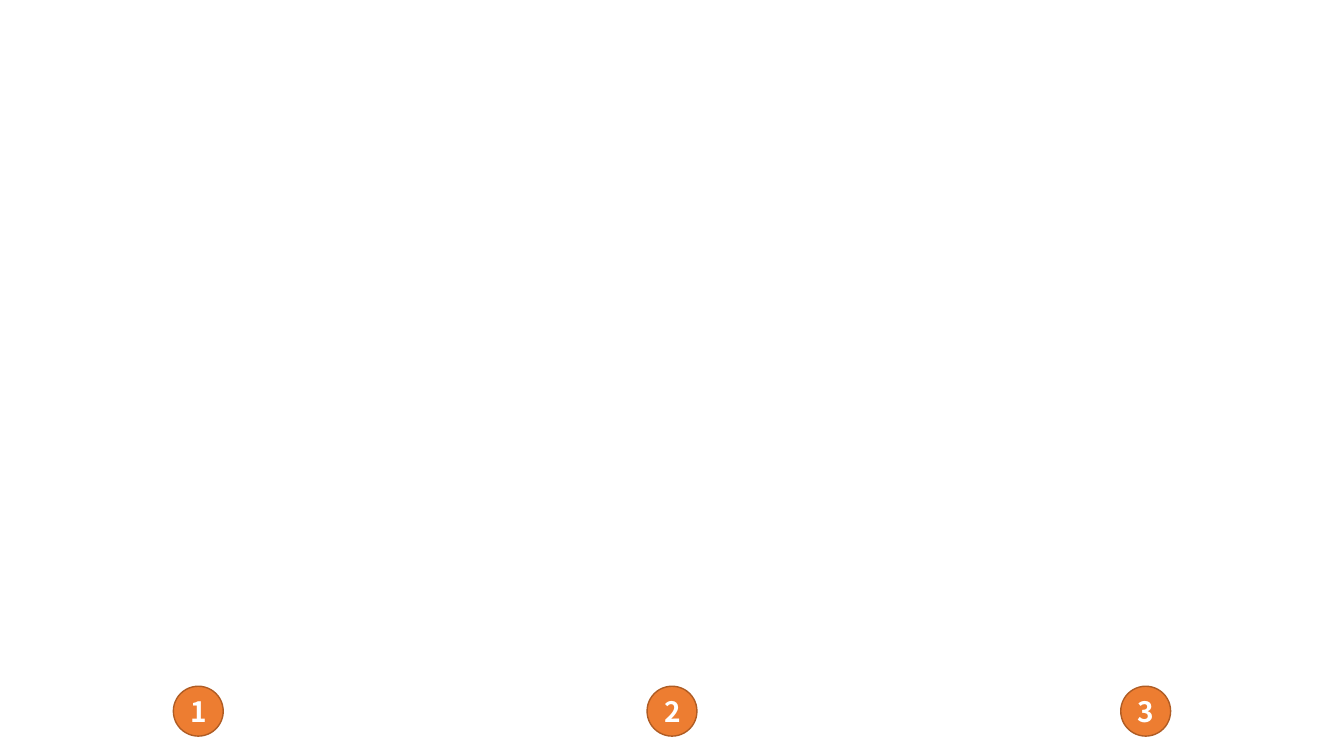
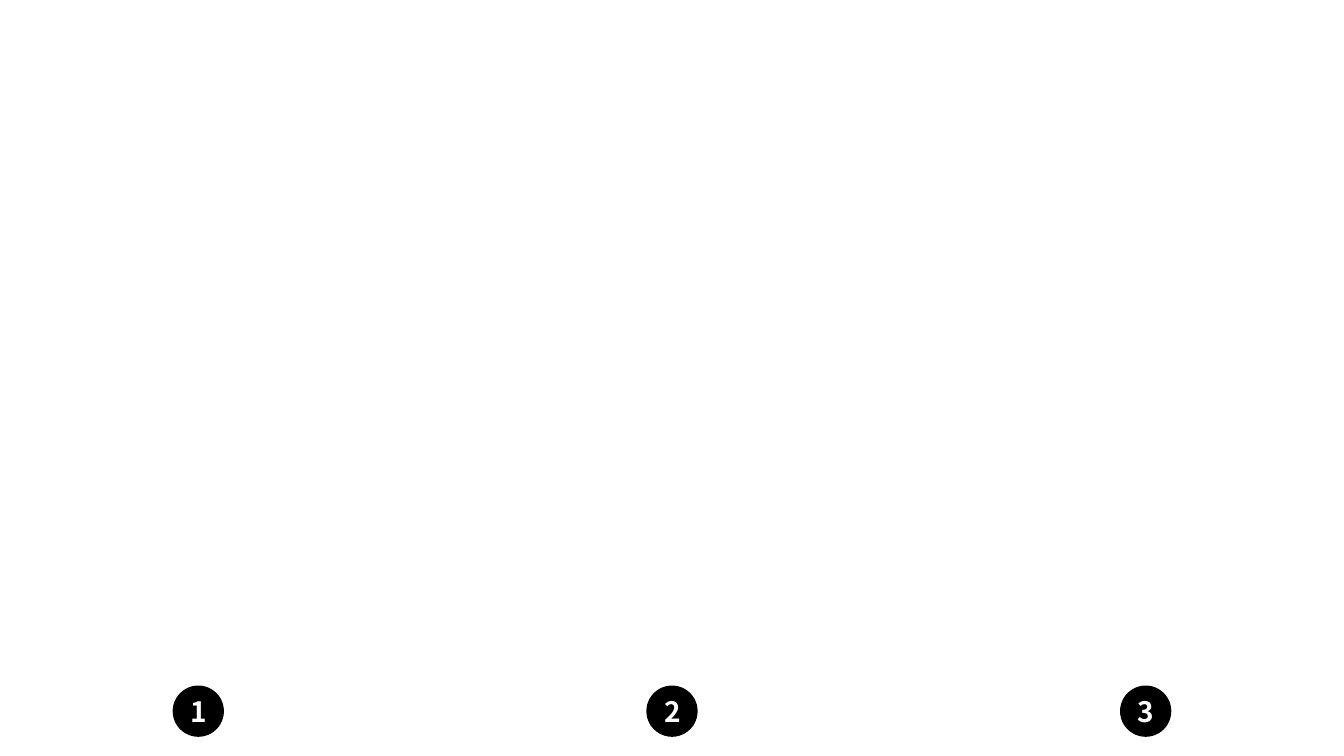
Before and after one commit to jwnhy/WOOT-BadUSB-C, a slide deck: slide 1 of WOOT/Figs/qr_code_payment/qr_code_payment.pptx. Drawn at 1344x756 pixels with LibreOffice and Linux fonts; fonts in the diff are those of the drawing; background and template pictures are left out. Boxes give left, top, right and bottom in pixels: in the first picture for what was removed or moved away, otherwise in the second. Text is boxed around its words. In the diff, an @@ line names an element or a change of style, - is before the commit and + after.

```diff
--- a/WOOT/Figs/qr_code_payment/qr_code_payment.pptx
+++ b/WOOT/Figs/qr_code_payment/qr_code_payment.pptx
@@ fill #ED7D31 to #000000; outline #AF5C24 1 pt to #000000 1 pt in 3 elements at [173, 687, 223, 736], [647, 687, 697, 736], [1121, 687, 1171, 736] @@
```
Also in this commit, not shown: 1 other file.
